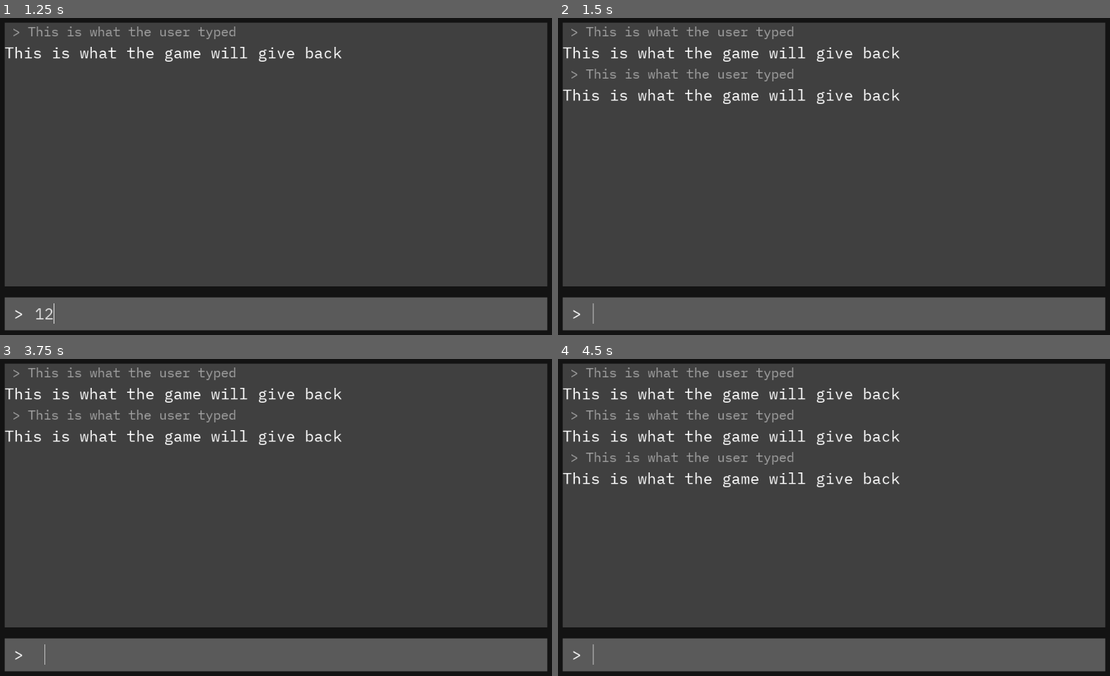
Above: before the commit, frames 1-4 (two rows, left to right).
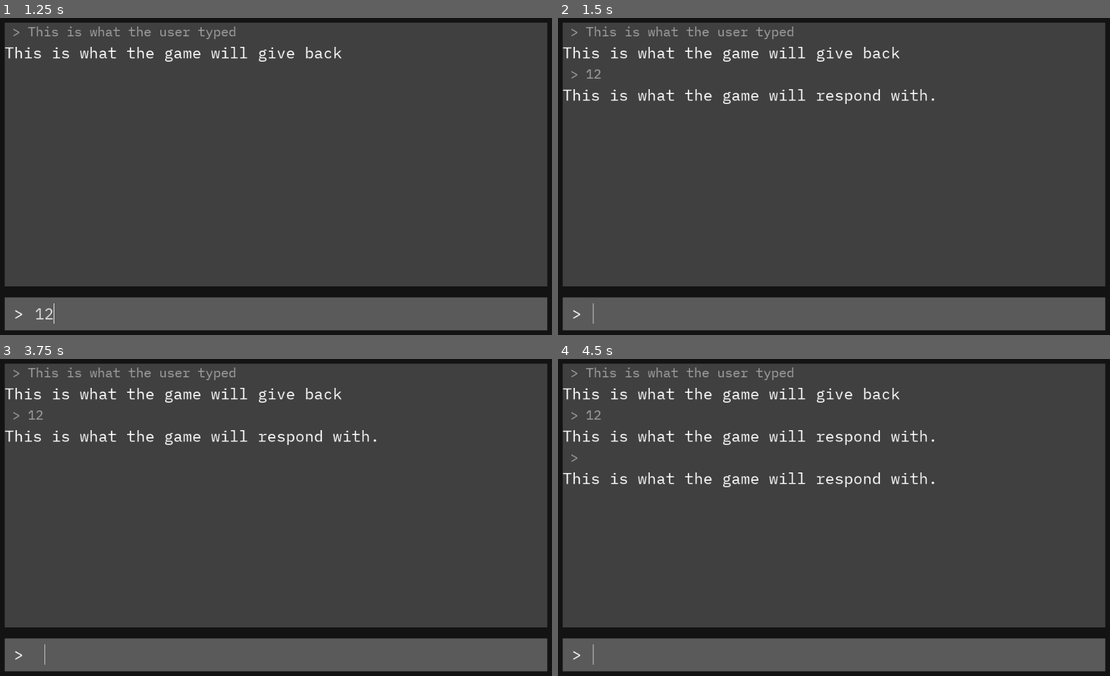
Above: after the commit, the same moments.

Repository: jgrimes10/text-adventure-tutorial
Game: Godot game, scene res://Game.tscn
The game is run twice, just before and just after one commit, with the same random seed, the same clock (stepped at 60 frames per second) and the same inputs.
Inputs (mouse positions are in pixels of both pictures, inside the frame that each line leads up to):
- Up to frame 1 (1.25 s): click (292, 312) at 0.52 s; type "12" at 0.6 s
- Up to frame 2 (1.5 s): tap Enter at 1.25 s
- Up to frame 3 (3.75 s): tap Space at 3.5 s
- Up to frame 4 (4.5 s): tap Enter at 4.25 s

Frame 1 is identical in both runs. In frame 2, 0.6% of the frame differs, in the area x 5-69%, y 16-28%; in frame 3, 0.6%; in frame 4, 1.2%, in the area x 5-69%, y 16-41%.

Commit message:
Add ability to set the input text on the new InputResponse. Update the copies of InputReponse in the GameInfo with the input text

Diff:
--- a/Game.gd
+++ b/Game.gd
@@ -14,5 +14,7 @@
 	# Create an instance of the InputResponse scene when
 	# text is entered
 	var input_response = InputResponse.instance()
+	# Set the text for the newly created input_response to show in the GameInfo
+	input_response.set_text(new_text, "This is what the game will respond with.")
 	# Add the InputResponse as a child of the history_rows node
 	history_rows.add_child(input_response)
--- a/Game.tscn
+++ b/Game.tscn
@@ -14,9 +14,9 @@
 [sub_resource type="StyleBoxFlat" id=3]
 bg_color = Color( 0.355469, 0.355469, 0.355469, 1 )
 
+[sub_resource type="StyleBoxEmpty" id=4]
+
 [sub_resource type="StyleBoxEmpty" id=5]
-
-[sub_resource type="StyleBoxEmpty" id=4]
 
 [node name="Game" type="Control"]
 anchor_right = 1.0
@@ -90,11 +90,12 @@
 margin_right = 984.0
 margin_bottom = 60.0
 size_flags_horizontal = 3
-custom_styles/focus = SubResource( 5 )
-custom_styles/normal = SubResource( 4 )
+custom_styles/focus = SubResource( 4 )
+custom_styles/normal = SubResource( 5 )
 custom_fonts/font = ExtResource( 2 )
 max_length = 48
 caret_blink = true
 script = ExtResource( 1 )
+
+[connection signal="text_entered" from="Background/MarginContainer/Rows/InputArea/HBoxContainer/Input" to="." method="_on_Input_text_entered"]
 [connection signal="text_entered" from="Background/MarginContainer/Rows/InputArea/HBoxContainer/Input" to="Background/MarginContainer/Rows/InputArea/HBoxContainer/Input" method="_on_Input_text_entered"]
-[connection signal="text_entered" from="Background/MarginContainer/Rows/InputArea/HBoxContainer/Input" to="." method="_on_Input_text_entered"]
--- /dev/null
+++ b/InputResponse.gd
@@ -0,0 +1,6 @@
+extends VBoxContainer
+
+
+func set_text(input: String, response: String) -> void:
+	$InputHistory.text = " > " + input
+	$Response.text = response
--- a/InputResponse.tscn
+++ b/InputResponse.tscn
@@ -1,11 +1,13 @@
-[gd_scene load_steps=3 format=2]
+[gd_scene load_steps=4 format=2]
 
 [ext_resource path="res://fonts/font_resources/plex_mono_24.tres" type="DynamicFont" id=1]
 [ext_resource path="res://fonts/font_resources/plex_mono_28.tres" type="DynamicFont" id=2]
+[ext_resource path="res://InputResponse.gd" type="Script" id=3]
 
 [node name="InputResponse" type="VBoxContainer"]
 margin_right = 984.0
 margin_bottom = 73.0
+script = ExtResource( 3 )
 __meta__ = {
 "_edit_use_anchors_": false
 }
